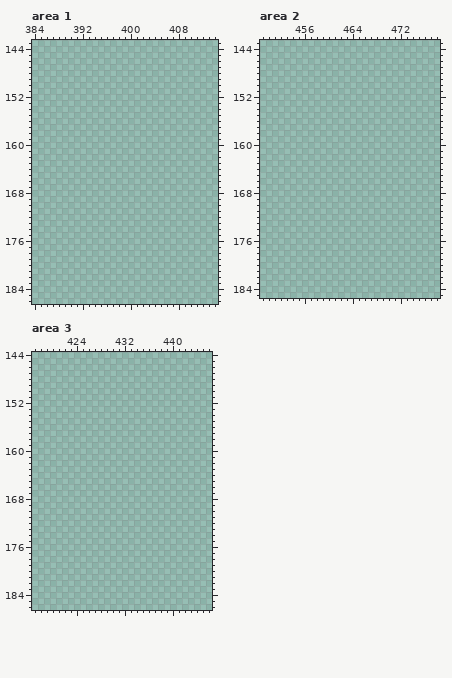
Edited in one commit: pixel-art file (objects/to upload/Windows/ShippableWindows.ase). The picture above is the old version.
512x256 pixels, 1 frame. Pixels under 10% opacity are left out. Colours within 5 levels of each other are drawn and written as one. Shown: area 1: x 384..414, y 143..186; area 2: x 449..478, y 143..185; area 3: x 417..446, y 144..186. The commit also changed other parts of the picture, which this record leaves out.
The same view after the edit:
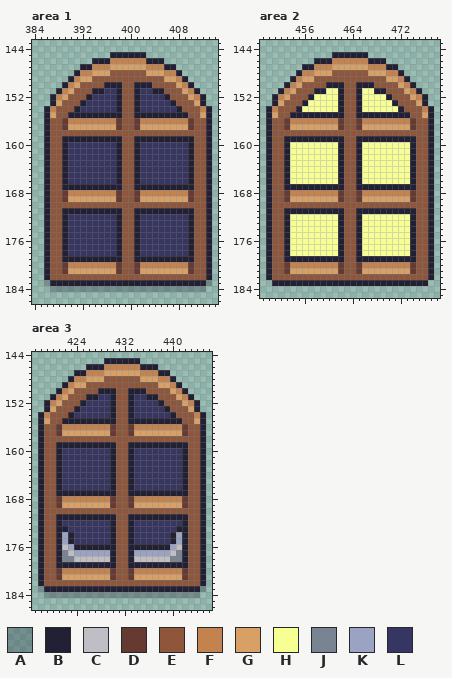
Palette (. is transparent): A #2220344b  B #222034  C #bebec4  D #663931  E #8f563b  F #c4824e  G #d9a066  H #f7ff92  J #788491  K #9aa4c2  L #373662
Changes in this commit:
layer "TrimColor" now shown
Changed rows in their new state; - is an unchanged pixel.
Area 1, layers "TrimColor", "BaseLayer":
first column x 386:
145 -----------BBBBBB-----------
146 --------BBBFFFFFFBBB--------
147 ------BBFFFGGGGGGFFFBB------
148 -----BFFGGGEEEEEEGGGFFB-----
149 ----BFGGEEEEEEEEEEEEGGFB----
150 ---BFGEEEEBBBEEBBBEEEEGFB---
151 --BFGEEEBBLLBEEBLLBBEEEGFB--
152 -BFGEEEBLLLLBEEBLLLLBEEEGFB-
153 -BGEEEBLLLLLBEEBLLLLLBEEEGB-
154 BFEEEBLLLLLLBEEBLLLLLLBEEEFB
155 BGEEBBBBBBBBBEEBBBBBBBBBEEGB
156 BEEDFFFFFFFFDEEDFFFFFFFFDEEB
157 BEEDGGGGGGGGDEEDGGGGGGGGDEEB
158 BEEEEEEEEEEEEEEEEEEEEEEEEEEB
159 BEEBBBBBBBBBBEEBBBBBBBBBBEEB
160 BEEBLLLLLLLLBEEBLLLLLLLLBEEB
161 BEEBLLLLLLLLBEEBLLLLLLLLBEEB
162 BEEBLLLLLLLLBEEBLLLLLLLLBEEB
163 BEEBLLLLLLLLBEEBLLLLLLLLBEEB
164 BEEBLLLLLLLLBEEBLLLLLLLLBEEB
165 BEEBLLLLLLLLBEEBLLLLLLLLBEEB
166 BEEBLLLLLLLLBEEBLLLLLLLLBEEB
167 BEEBBBBBBBBBBEEBBBBBBBBBBEEB
168 BEEDFFFFFFFFDEEDFFFFFFFFDEEB
169 BEEDGGGGGGGGDEEDGGGGGGGGDEEB
170 BEEEEEEEEEEEEEEEEEEEEEEEEEEB
171 BEEBBBBBBBBBBEEBBBBBBBBBBEEB
172 BEEBLLLLLLLLBEEBLLLLLLLLBEEB
173 BEEBLLLLLLLLBEEBLLLLLLLLBEEB
174 BEEBLLLLLLLLBEEBLLLLLLLLBEEB
175 BEEBLLLLLLLLBEEBLLLLLLLLBEEB
176 BEEBLLLLLLLLBEEBLLLLLLLLBEEB
177 BEEBLLLLLLLLBEEBLLLLLLLLBEEB
178 BEEBLLLLLLLLBEEBLLLLLLLLBEEB
179 BEEBBBBBBBBBBEEBBBBBBBBBBEEB
180 BEEDFFFFFFFFDEEDFFFFFFFFDEEB
181 BEEDGGGGGGGGDEEDGGGGGGGGDEEB
182 BEEEEEEEEEEEEEEEEEEEEEEEEEEB
183 ABBBBBBBBBBBBBBBBBBBBBBBBBBA
184 -AAAAAAAAAAAAAAAAAAAAAAAAAA-
Area 2, layers "TrimColor", "BaseLayer":
first column x 450:
145 -----------BBBBBB-----------
146 --------BBBFFFFFFBBB--------
147 ------BBFFFGGGGGGFFFBB------
148 -----BFFGGGEEEEEEGGGFFB-----
149 ----BFGGEEEEEEEEEEEEGGFB----
150 ---BFGEEEEBBBEEBBBEEEEGFB---
151 --BFGEEEBBHHBEEBHHBBEEEGFB--
152 -BFGEEEBHHHHBEEBHHHHBEEEGFB-
153 -BGEEEBHHHHHBEEBHHHHHBEEEGB-
154 BFEEEBHHHHHHBEEBHHHHHHBEEEFB
155 BGEEBBBBBBBBBEEBBBBBBBBBEEGB
156 BEEDFFFFFFFFDEEDFFFFFFFFDEEB
157 BEEDGGGGGGGGDEEDGGGGGGGGDEEB
158 BEEEEEEEEEEEEEEEEEEEEEEEEEEB
159 BEEBBBBBBBBBBEEBBBBBBBBBBEEB
160 BEEBHHHHHHHHBEEBHHHHHHHHBEEB
161 BEEBHHHHHHHHBEEBHHHHHHHHBEEB
162 BEEBHHHHHHHHBEEBHHHHHHHHBEEB
163 BEEBHHHHHHHHBEEBHHHHHHHHBEEB
164 BEEBHHHHHHHHBEEBHHHHHHHHBEEB
165 BEEBHHHHHHHHBEEBHHHHHHHHBEEB
166 BEEBHHHHHHHHBEEBHHHHHHHHBEEB
167 BEEBBBBBBBBBBEEBBBBBBBBBBEEB
168 BEEDFFFFFFFFDEEDFFFFFFFFDEEB
169 BEEDGGGGGGGGDEEDGGGGGGGGDEEB
170 BEEEEEEEEEEEEEEEEEEEEEEEEEEB
171 BEEBBBBBBBBBBEEBBBBBBBBBBEEB
172 BEEBHHHHHHHHBEEBHHHHHHHHBEEB
173 BEEBHHHHHHHHBEEBHHHHHHHHBEEB
174 BEEBHHHHHHHHBEEBHHHHHHHHBEEB
175 BEEBHHHHHHHHBEEBHHHHHHHHBEEB
176 BEEBHHHHHHHHBEEBHHHHHHHHBEEB
177 BEEBHHHHHHHHBEEBHHHHHHHHBEEB
178 BEEBHHHHHHHHBEEBHHHHHHHHBEEB
179 BEEBBBBBBBBBBEEBBBBBBBBBBEEB
180 BEEDFFFFFFFFDEEDFFFFFFFFDEEB
181 BEEDGGGGGGGGDEEDGGGGGGGGDEEB
182 BEEEEEEEEEEEEEEEEEEEEEEEEEEB
183 -BBBBBBBBBBBBBBBBBBBBBBBBBB-
Area 3, layers "TrimColor", "BaseLayer":
first column x 418:
145 -----------BBBBBB-----------
146 --------BBBFFFFFFBBB--------
147 ------BBFFFGGGGGGFFFBB------
148 -----BFFGGGEEEEEEGGGFFB-----
149 ----BFGGEEEEEEEEEEEEGGFB----
150 ---BFGEEEEBBBEEBBBEEEEGFB---
151 --BFGEEEBBLLBEEBLLBBEEEGFB--
152 -BFGEEEBLLLLBEEBLLLLBEEEGFB-
153 -BGEEEBLLLLLBEEBLLLLLBEEEGB-
154 BFEEEBLLLLLLBEEBLLLLLLBEEEFB
155 BGEEBBBBBBBBBEEBBBBBBBBBEEGB
156 BEEDFFFFFFFFDEEDFFFFFFFFDEEB
157 BEEDGGGGGGGGDEEDGGGGGGGGDEEB
158 BEEEEEEEEEEEEEEEEEEEEEEEEEEB
159 BEEBBBBBBBBBBEEBBBBBBBBBBEEB
160 BEEBLLLLLLLLBEEBLLLLLLLLBEEB
161 BEEBLLLLLLLLBEEBLLLLLLLLBEEB
162 BEEBLLLLLLLLBEEBLLLLLLLLBEEB
163 BEEBLLLLLLLLBEEBLLLLLLLLBEEB
164 BEEBLLLLLLLLBEEBLLLLLLLLBEEB
165 BEEBLLLLLLLLBEEBLLLLLLLLBEEB
166 BEEBLLLLLLLLBEEBLLLLLLLLBEEB
167 BEEBBBBBBBBBBEEBBBBBBBBBBEEB
168 BEEDFFFFFFFFDEEDFFFFFFFFDEEB
169 BEEDGGGGGGGGDEEDGGGGGGGGDEEB
170 BEEEEEEEEEEEEEEEEEEEEEEEEEEB
171 BEEBBBBBBBBBBEEBBBBBBBBBBEEB
172 BEEBLLLLLLLLBEEBLLLLLLLLBEEB
173 BEEBBLLLLLLLBEEBLLLLLLLBBEEB
174 BEEBKBLLLLLLBEEBLLLLLLBKBEEB
175 BEEBKBLLLLLLBEEBLLLLLLBKBEEB
176 BEEBCKBBBBBBBEEBBBBBBBKCBEEB
177 BEEBJCKKKKKKBEEBKKKKKKCJBEEB
178 BEEBJJCCCCCCBEEBCCCCCCJJBEEB
179 BEEBBBBBBBBBBEEBBBBBBBBBBEEB
180 BEEDFFFFFFFFDEEDFFFFFFFFDEEB
181 BEEDGGGGGGGGDEEDGGGGGGGGDEEB
182 BEEEEEEEEEEEEEEEEEEEEEEEEEEB
183 ABBBBBBBBBBBBBBBBBBBBBBBBBBA
184 -AAAAAAAAAAAAAAAAAAAAAAAAAA-
Boxes around the changes in both pictures, in picture pixels (x1, y1, x2, y2):
added: (44, 52, 212, 292)
added: (266, 52, 434, 286)
added: (38, 358, 206, 598)
